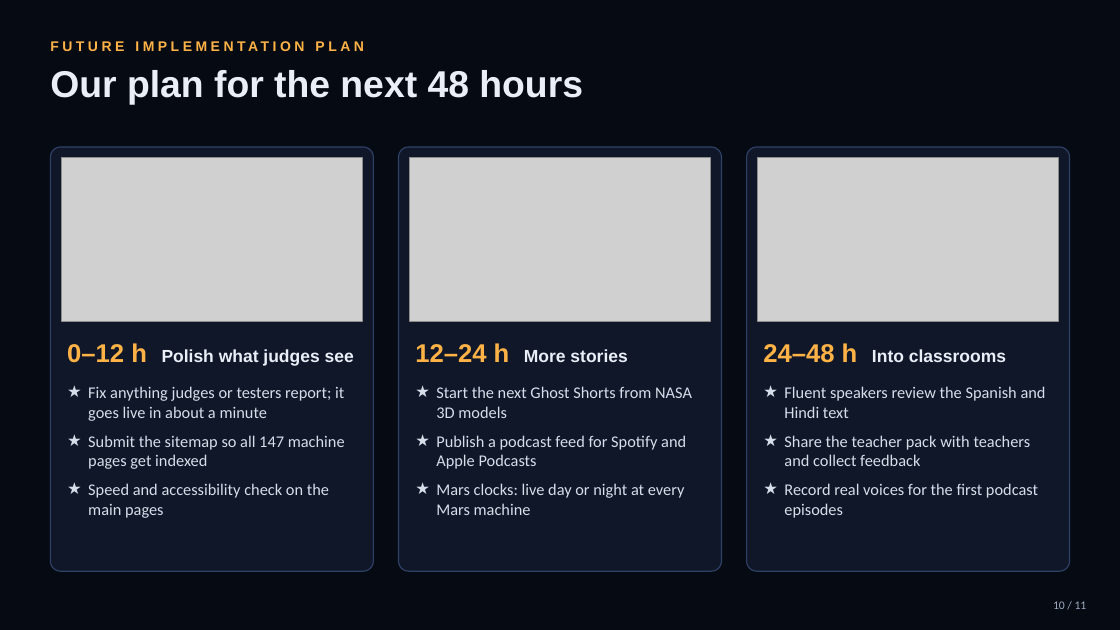
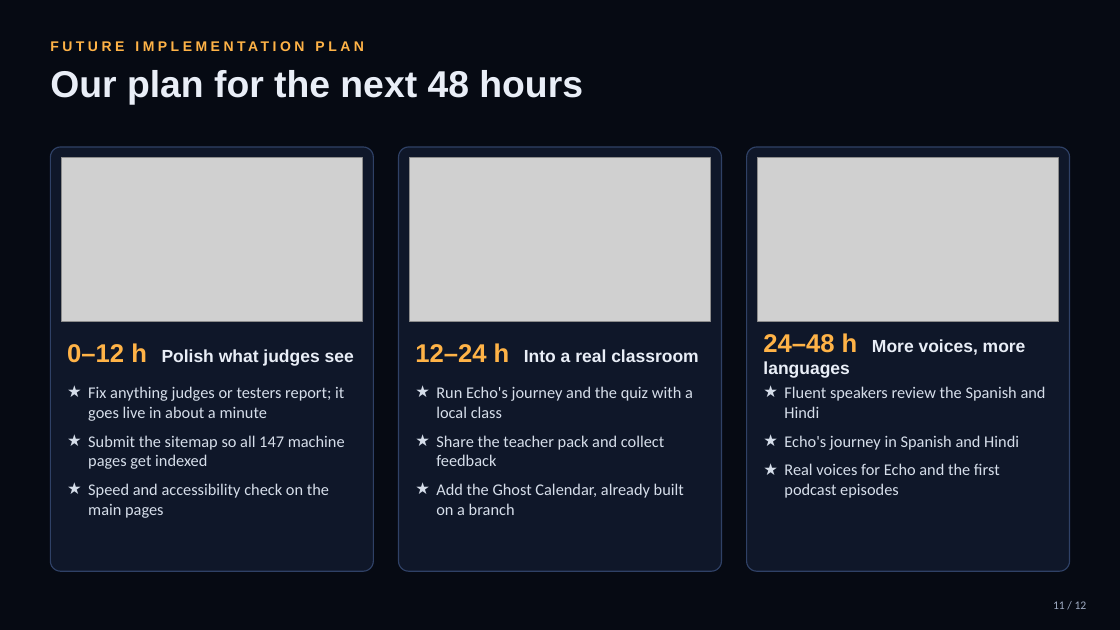
Before and after one commit to Agneay-Community-Hub/Invictus, a slide deck: slide 11 of docs/pitch-deck.pptx (slide 10 before the commit). Drawn at 1120x630 pixels with LibreOffice and Linux fonts; fonts in the diff are those of the drawing; grey boxes stand for pictures; background and template pictures are left out. Boxes give left, top, right and bottom in pixels: in the first picture for what was removed or moved away, otherwise in the second. Text is boxed around its words. In the diff, an @@ line names an element or a change of style, - is before the commit and + after.

```diff
--- a/docs/pitch-deck.pptx
+++ b/docs/pitch-deck.pptx
@@ text at (415, 343, 698, 362): text changed @@
-12–24 h More stories
+12–24 h Into a real classroom
@@ text at (763, 333, 1026, 378): text changed @@
-24–48 h Into classrooms
+24–48 h More voices, more languages
@@ text at (436, 386, 693, 515): text changed @@
-★ Start the next Ghost Shorts from NASA 3D models
-★ Publish a podcast feed for Spotify and Apple Podcasts
-★ Mars clocks: live day or night at every Mars machine
+★ Run Echo's journey and the quiz with a local class
+★ Share the teacher pack and collect feedback
+★ Add the Ghost Calendar, already built on a branch
@@ text at (784, 386, 1046, 498): text changed @@
-★ Fluent speakers review the Spanish and Hindi text
-★ Share the teacher pack with teachers and collect feedback
-★ Record real voices for the first podcast episodes
+★ Fluent speakers review the Spanish and Hindi
+★ Echo's journey in Spanish and Hindi
+★ Real voices for Echo and the first podcast episodes
@@ text at (1053, 601, 1087, 609): text changed @@
-10 / 11
+11 / 12
```
Also in this commit, not shown: 10 other slides changed, 1 slide added, 44 other files.
